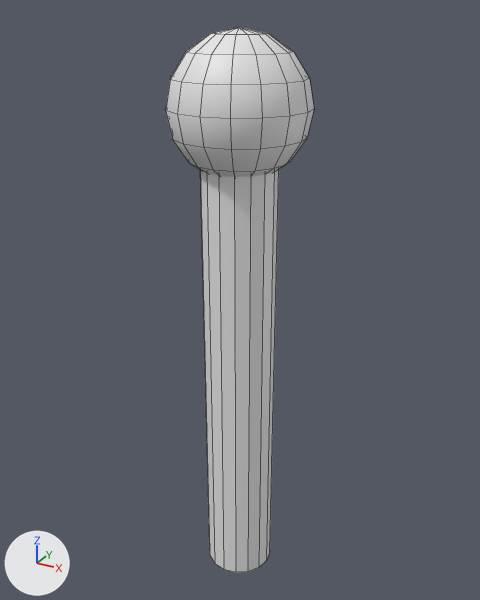
A saved change to the Blender file art/blender/lightstick.blend.
Both versions are drawn from a 50 mm lens placed at (0.179, -0.324, 0.329), pointed at (-0.004, 0.007, 0.163). The lights are fixed; the arrows at lower left show +X, +Y and +Z. The older version comes first. Mesh edges are drawn as thin lines.

The first picture shows 'Cylinder', 'Tip'.
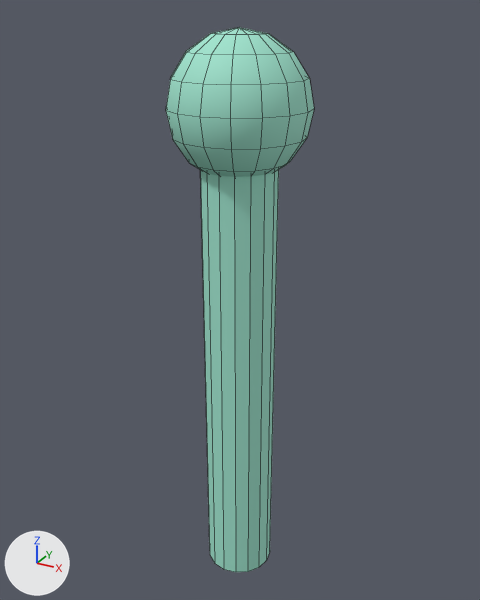
Where the change shows, as pixel boxes (x1, y1, x2, y2) in the pictures (480 x 600 px):
'Cylinder', recoloured (white to green)
    both: (201, 170, 279, 572)
'Tip', recoloured (white to green)
    both: (166, 27, 314, 177)

The change, as a list of edits to the scene's bpy script:
```text
Change mat_mint_silicone_002:
    mat_mint_silicone_002.base_color: (0.8, 0.8, 0.8) -> (0.35, 0.78, 0.62)  # white #e7e7e7 -> green #a0e5ce
```
